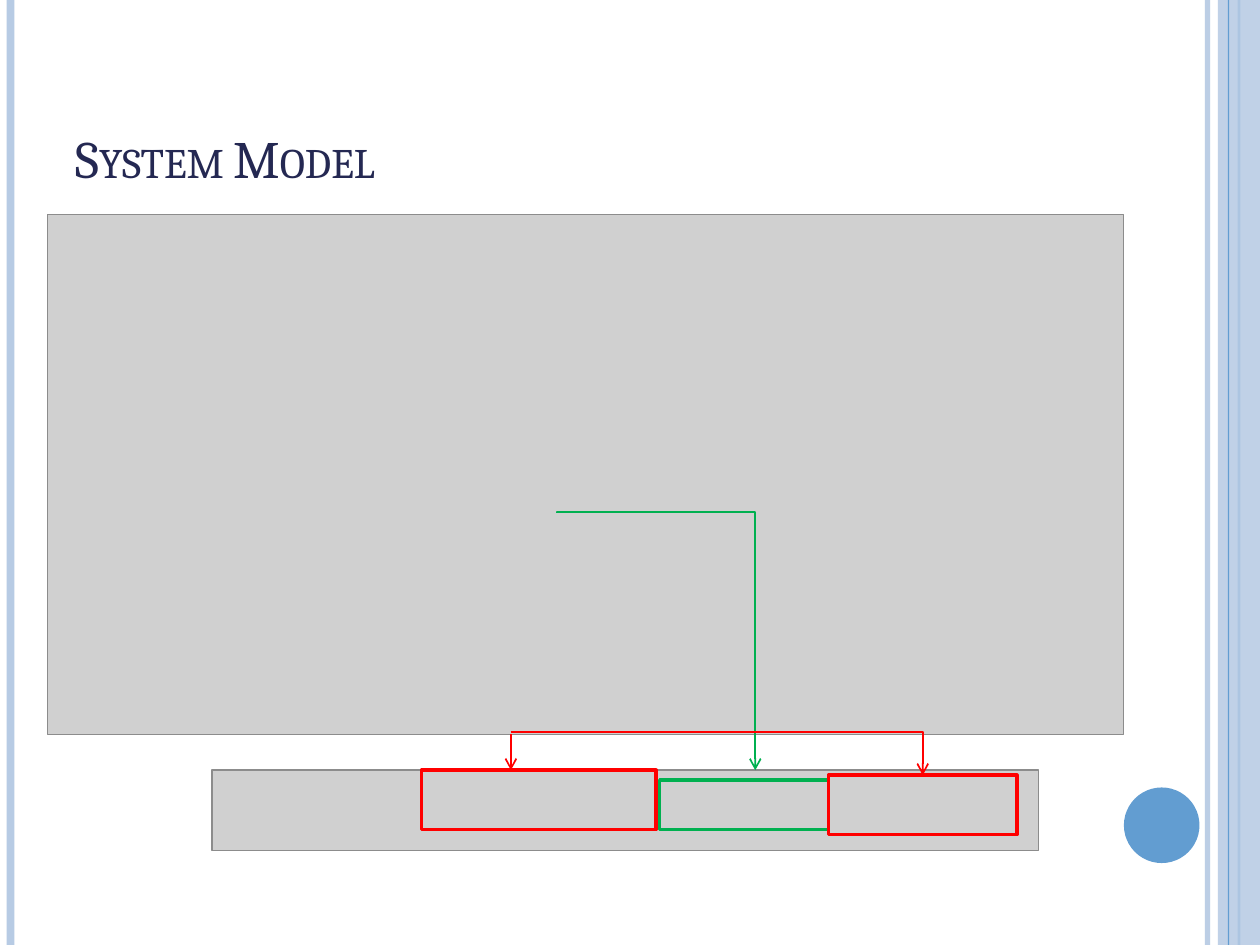
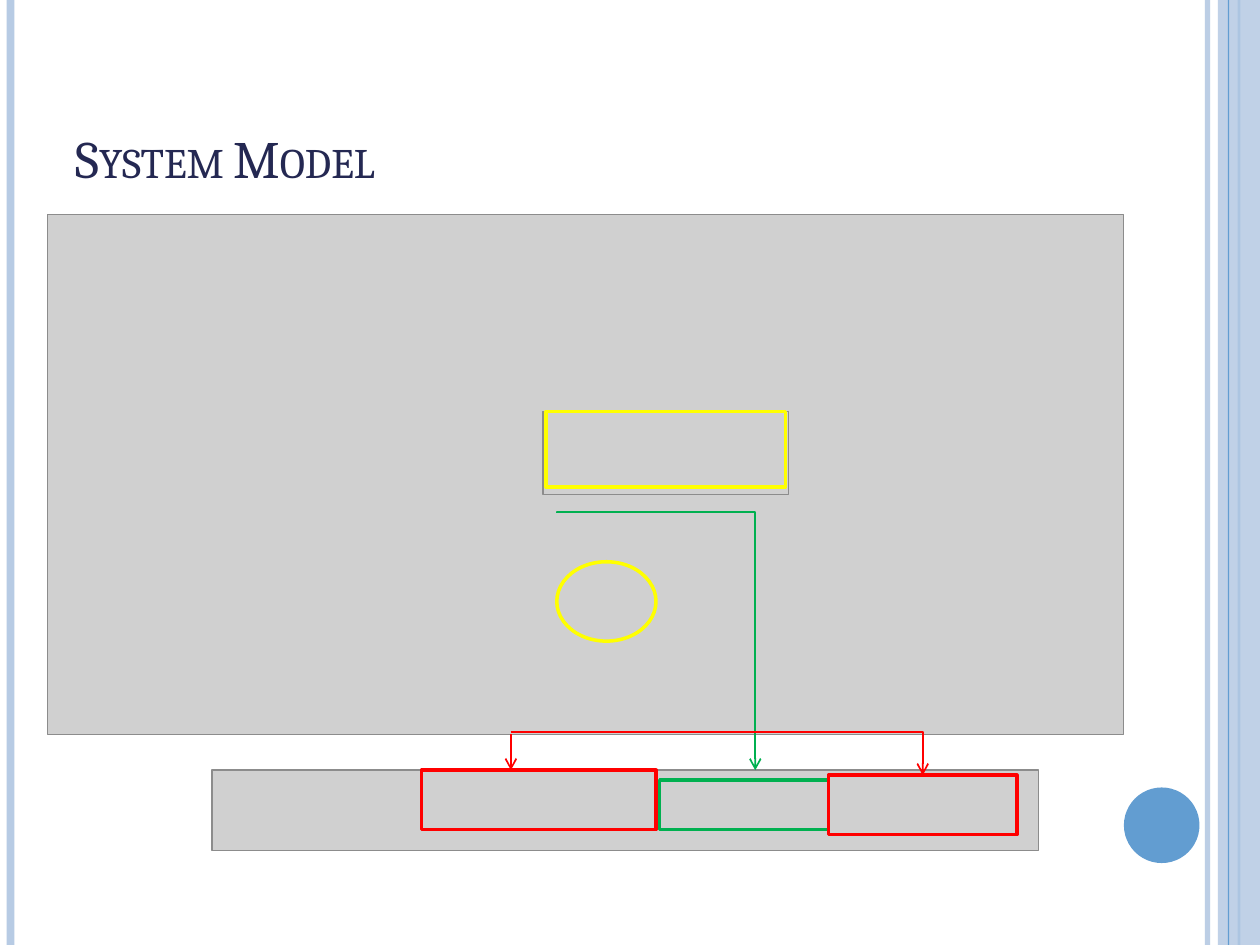
Before and after one commit to hanlinzhushe/SC-FDMA-python, a slide deck: slide 4 of Presentation1.pptx (slide 3 before the commit). Drawn at 1260x945 pixels with LibreOffice and Linux fonts; fonts in the diff are those of the drawing; grey boxes stand for pictures. Boxes give left, top, right and bottom in pixels: in the first picture for what was removed or moved away, otherwise in the second. Text is boxed around its words. In the diff, an @@ line names an element or a change of style, - is before the commit and + after.

```diff
--- a/Presentation1.pptx
+++ b/Presentation1.pptx
@@ picture added at bbox=[543, 412, 789, 495] @@
@@ rectangle added at bbox=[547, 412, 786, 488], outline #FFFF00 2 pt @@
@@ ellipse added at bbox=[557, 562, 656, 641], outline #FFFF00 2 pt @@
```
Also in this commit, not shown: 1 other slide changed, 11 slides added, 1 slide removed, 2 other files.
